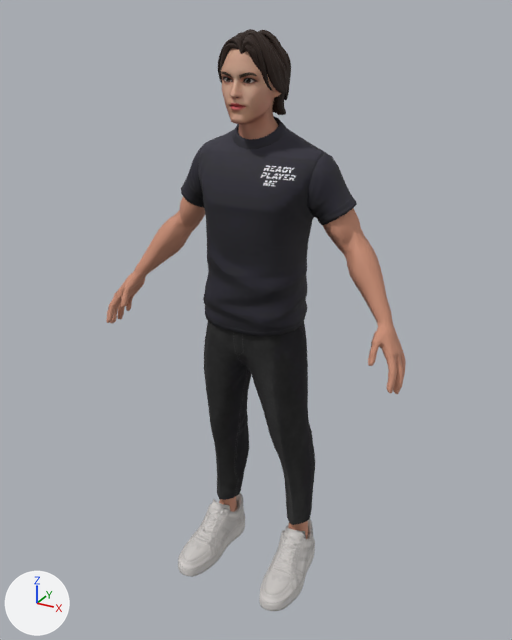
The glTF model backend/static/avatars/avatar2/Idle.glb: old version first, new version second.
Camera for both pictures: a camera (50 mm lens) standing at (1.028, -1.873, 1.904) and looking at (0.009, -0.02, 0.978). Arrows for +X, +Y and +Z are at lower left; the lights stay in place. The first picture is the older version. Where no turn or scale is listed for an object, it has been applied to the vertices. Vertices at exactly the same position are counted once.

The first picture shows 'Wolf3D_Body', 'Wolf3D_Hair', 'Wolf3D_Head', 'Wolf3D_Outfit_Bottom', 'Wolf3D_Outfit_Footwear', 'Wolf3D_Outfit_Top'.
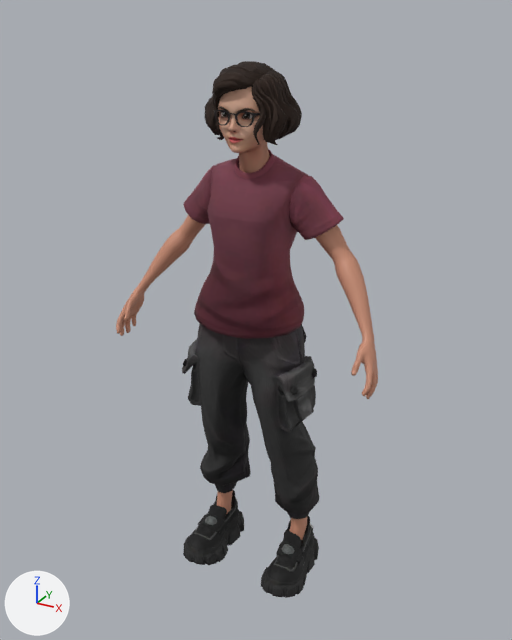
What changed in the scene script:
```text
Change mat_wolf3d_outfit_footwear:
    where n2 = _N.new('ShaderNodeTexImage'); n2.name = 'Image Texture'
    n2.image: img_outfit_basic_01_v2_m_footwear_d -> img_shoes_casual_01_black_c
    add n2.extension = 'EXTEND'
    where n4 = _N.new('ShaderNodeTexImage'); n4.name = 'Image Texture.001'
    n4.image: img_outfit_basic_01_v2_m_footwear_m_outfit_basic_01_v2_m_footwear_r -> img_shoes_casual_01_m_png_shoes_casual_01_greenbeige_r
    add n4.extension = 'EXTEND'
    where n6 = _N.new('ShaderNodeTexImage'); n6.name = 'Image Texture.002'
    n6.image: img_outfit_basic_01_v2_m_footwear_n -> img_shoes_casual_01_n
    add n6.extension = 'EXTEND'
Change mat_wolf3d_outfit_top:
    remove # nodes: BsdfPrincipled, NormalMap, OutputMaterial, TexImage x2
    remove # uses the picture img_outfit_cheer_02_v2_m_top_n
    remove # uses the picture img_tshirt_bc
    nodes: BsdfPrincipled, Math, NormalMap, OutputMaterial, SeparateColor, TexImage x3
    uses the picture img_tshirt_01_n
    uses the picture img_tshirt_01_r
    uses the picture img_tshirt_01_wine_c
Change me_wolf3d_body_004:
    remove me_wolf3d_body_004.from_pydata(...)  # 1126 vertices, 2178 faces; spans x -0.531..0.531, y -0.149..0.115, z 0.064..1.398
    add me_wolf3d_body_004.from_pydata(...)  # 2958 vertices, 5816 faces; spans x -0.464..0.464, y -0.177..0.077, z 0.084..1.326
    me_wolf3d_body_004 part 1: the loose piece of 493 vertices spanning x -0.531..-0.185, y -0.149..0.115, z 0.888..1.398 is rebuilt with 1377 vertices and now spans x -0.464..-0.182, y -0.177..0.069, z 0.87..1.326
    me_wolf3d_body_004 part 2: the loose piece of 493 vertices spanning x 0.185..0.531, y -0.149..0.115, z 0.888..1.398 is rebuilt with 1377 vertices and now spans x 0.182..0.464, y -0.177..0.069, z 0.87..1.326
    me_wolf3d_body_004 part 3: the loose piece of 70 vertices spanning x -0.205..-0.114, y -0.038..0.103, z 0.064..0.256 is rebuilt with 102 vertices and now spans x -0.191..-0.121, y -0.03..0.077, z 0.084..0.274
    me_wolf3d_body_004 part 4: the loose piece of 70 vertices spanning x 0.114..0.205, y -0.037..0.104, z 0.064..0.256 is rebuilt with 102 vertices and now spans x 0.121..0.191, y -0.03..0.077, z 0.084..0.274
Change me_wolf3d_outfit_bottom_004:
    remove me_wolf3d_outfit_bottom_004.from_pydata(...)  # 545 vertices, 1061 faces; spans x -0.196..0.197, y -0.126..0.124, z 0.194..1.073
    add me_wolf3d_outfit_bottom_004.from_pydata(...)  # 1261 vertices, 2468 faces; spans x -0.235..0.238, y -0.165..0.116, z 0.214..1.116
    me_wolf3d_outfit_bottom_004 part 5: 545 vertices removed from x -0.196..0.197, y -0.126..0.124, z 0.194..1.073; 1261 vertices added at x -0.235..0.238, y -0.165..0.116, z 0.214..1.116
Change me_wolf3d_outfit_footwear_004:
    remove me_wolf3d_outfit_footwear_004.from_pydata(...)  # 706 vertices, 1322 faces; spans x -0.237..0.237, y -0.241..0.13, z 0.001..0.183
    add me_wolf3d_outfit_footwear_004.from_pydata(...)  # 964 vertices, 1882 faces; spans x -0.245..0.245, y -0.198..0.126, z -0.001..0.178
    me_wolf3d_outfit_footwear_004 part 6: the loose piece of 353 vertices spanning x -0.237..-0.101, y -0.241..0.13, z 0.001..0.183 is rebuilt with 482 vertices and now spans x -0.245..-0.084, y -0.198..0.126, z -0.001..0.178
    me_wolf3d_outfit_footwear_004 part 7: the loose piece of 353 vertices spanning x 0.101..0.237, y -0.241..0.13, z 0.001..0.183 is rebuilt with 482 vertices and now spans x 0.084..0.245, y -0.198..0.126, z -0.001..0.178
Remove ob_wolf3d_hair:
    ob_wolf3d_hair = bpy.data.objects.new('Wolf3D_Hair', me_wolf3d_hair_004)
Remove ob_wolf3d_head:
    ob_wolf3d_head = bpy.data.objects.new('Wolf3D_Head', me_wolf3d_head_004)
Remove ob_wolf3d_outfit_top:
    ob_wolf3d_outfit_top = bpy.data.objects.new('Wolf3D_Outfit_Top', me_wolf3d_outfit_top_004)
Add ob_wolf3d_outfit_top_001:
    ob_wolf3d_outfit_top_001 = bpy.data.objects.new('Wolf3D_Outfit_Top.001', me_wolf3d_outfit_top_001)  # 596 vertices, 1188 faces; spans x -0.271..0.271, y -0.194..0.108, z 0.988..1.525
    ob_wolf3d_outfit_top_001.location = (0.0, 0.0, 0.0)
Add ob_wolf3d_head_001:
    ob_wolf3d_head_001 = bpy.data.objects.new('Wolf3D_Head.001', me_wolf3d_head_001)  # 2060 vertices, 4094 faces; spans x -0.093..0.093, y -0.152..0.056, z 1.432..1.743; in mat_wolf3d_skin (picture img_basecolor_003)
    ob_wolf3d_head_001.location = (0.0, 0.0, 0.0)
Add ob_wolf3d_hair_001:
    ob_wolf3d_hair_001 = bpy.data.objects.new('Wolf3D_Hair.001', me_wolf3d_hair_001)  # 895 vertices, 1760 faces; spans x -0.134..0.143, y -0.156..0.101, z 1.55..1.769
    ob_wolf3d_hair_001.location = (0.0, 0.0, 0.0)
Add ob_wolf3d_glasses_001:
    ob_wolf3d_glasses_001 = bpy.data.objects.new('Wolf3D_Glasses.001', me_wolf3d_glasses_001)  # 278 vertices, 560 faces; spans x -0.082..0.082, y -0.141..-0.013, z 1.605..1.647; in mat_wolf3d_glasses (picture img_glasses_01_d)
    ob_wolf3d_glasses_001.location = (0.0, 0.0, 0.0)
```

What differs and where, as boxes [x1, y1, x2, y2] in the pictures (512 x 640 px):
'Wolf3D_Outfit_Top', deleted
    before: [181, 116, 357, 336]
'Wolf3D_Outfit_Top.001', added (brown)
    after: [183, 149, 344, 339]
'Wolf3D_Outfit_Bottom', reshaped (23% wider)
    before: [204, 321, 315, 525]
    after: [182, 324, 319, 519]
'Wolf3D_Body', reshaped (13% narrower)
    before: [106, 197, 406, 539]
    after: [116, 215, 378, 540]
'Wolf3D_Outfit_Footwear', surface changed, reshaped (8% shorter)
    before: [178, 493, 315, 611]
    after: [183, 490, 319, 598]
'Wolf3D_Hair.001', added
    after: [204, 61, 302, 145]
'Wolf3D_Head', deleted (beige)
    before: [221, 48, 281, 139]
'Wolf3D_Hair', deleted
    before: [218, 29, 291, 115]
'Wolf3D_Head.001', added (brown)
    after: [218, 86, 270, 173]
'Wolf3D_Glasses.001', added
    after: [214, 109, 260, 127]
part 1 of me_wolf3d_body_004, rebuilt (9% narrower)
    before: [106, 197, 205, 323]
    after: [116, 215, 206, 336]
part 2 of me_wolf3d_body_004, rebuilt (25% narrower, 6% shorter)
    before: [323, 208, 406, 394]
    after: [316, 225, 378, 399]
part 3 of me_wolf3d_body_004, rebuilt
    before: [219, 497, 237, 512]
    after: [217, 490, 233, 514]
part 4 of me_wolf3d_body_004, rebuilt
    before: [288, 521, 308, 539]
    after: [290, 517, 307, 540]
part 6 of me_wolf3d_outfit_footwear_004, rebuilt (9% narrower, 11% shorter)
    before: [178, 493, 245, 577]
    after: [183, 490, 244, 565]
part 7 of me_wolf3d_outfit_footwear_004, rebuilt (11% shorter)
    before: [259, 519, 315, 611]
    after: [261, 516, 319, 598]
